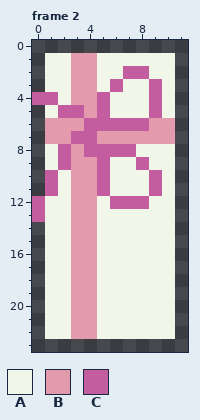
Two versions of one pixel-art file, asesprite_projects/1x2Present.aseprite. This is how it looked before the edit.
12x24 pixels, 3 frames. Shown: frame 2. The commit also changed other frames, which this record leaves out.
Visible layers, top first: "Loop", "Band", "Color".
Palette (. is transparent): A #f0f6e8  B #e39aac  C #c45d9f
Pixels before, frame 2, first column x 0:
 1 .AABBAAAAAA
 2 .AABBAACCAA
 3 .AABBACAACA
 4 CCABBCAAACA
 5 .ACCBCAAACA
 6 .BBBCCCCCBB
 7 .BBCCBBBBBB
 8 .ACBCCCCAAA
 9 .ACBBCAACAA
10 .CABBCAAACA
11 .CABBCAAACA
12 CAABBACCCAA
13 CAABBAAAAAA
14 .AABBAAAAAA
15 .AABBAAAAAA
16 .AABBAAAAAA
17 .AABBAAAAAA
18 .AABBAAAAAA
19 .AABBAAAAAA
20 .AABBAAAAAA
21 .AABBAAAAAA
22 .AABBAAAAAA
Now the later version:
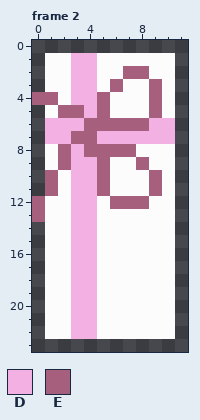
Colours new in this view: D #f3b0e3  E #a6607d
Log entry: redid the present sprites in new colorpallette
The exact change:
Colour A changes from #f0f6e8 to #fcfcfc.
Frame 2, layers "Loop", "Band":
The author changed colour B to colour D in rows 1 to 4 at x 3 to 4; in row 5 at x 4; in row 6 at x 1 to 3 and 9 to 10; in row 7 at x 1 to 2 and 5 to 10; in row 8 at x 3; in rows 9 to 22 at x 3 to 4.
The author changed colour C to colour E in row 2 at x 7 to 8; in row 3 at x 6 and 9; in row 4 at x 0 to 1, 5 and 9; in row 5 at x 2 to 3, 5 and 9; in row 6 at x 4 to 8; in row 7 at x 3 to 4.
The author changed colour C to colour E in row 8 at x 2 and 4 to 7; in row 9 at x 2, 5 and 8; in rows 10 to 11 at x 1, 5 and 9; in row 12 at x 0 and 6 to 8; in row 13 at x 0.
Boxes around the changes in both pictures, in picture pixels (x1, y1, x2, y2):
changed: (32, 53, 175, 339)
